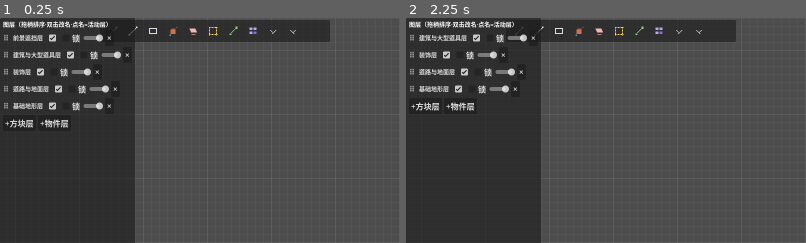
Above: before the commit, frames 1-2 (left to right).
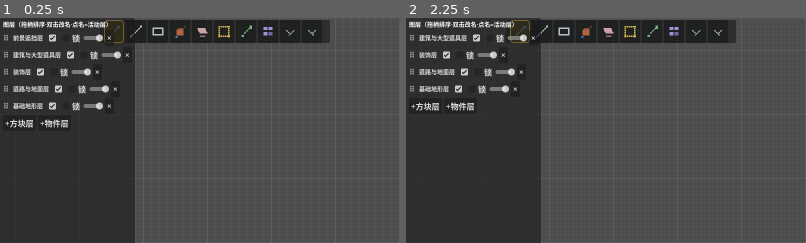
Above: after the commit, the same moments.

Repository: Xeehho/tilemason
Game: Godot game, scene res://scenes/main.tscn
Two runs of this game, one before a commit and one after it. Both use one fixed random seed, a clock stepped at 60 frames per second and the inputs below.
Inputs (mouse positions are % of the whole screen's width and height, from its top left):
- Up to frame 1 (0.25 s): no input
- Up to frame 2 (2.25 s): click (92, 7) at 0.52 s; type "12" at 0.6 s; click "⟳ 刷新素材库" at 1.25 s; click (14, 3) at 2.02 s
The pictures show only the part of the screen within x 0-50%, y 0-50%; the shares and areas given below are measured in that part.

The runs differ from the first frame. In frame 1, 1.1% of the frame differs, in the area x 26-83%, y 0-12%; in frame 2, 1.1%.

Commit message:
feat: 工具栏选中样式——深金底+亮金描边圆角框（用户反馈）
- Toolbar 按钮从 TextureButton 改为 Button 图标模式（可挂
  stylebox）；当前工具=深金底色+亮金 2px 描边圆角框，hover/pressed
  保持同款防止闪烁；未选中恢复透明常态+微降亮度
- 此前仅 modulate 变色不够醒目（用户实测看不出选中态）
- 验证：check-only 通过、冒烟通过

Co-authored-by: GLM <noreply@z.ai>

Diff:
--- a/src/ui/toolbar.gd
+++ b/src/ui/toolbar.gd
@@ -19,11 +19,14 @@
 	{"id": "redo", "icon": "redo", "hint": "重做 Ctrl+Y"},
 ]
 
-var _buttons := {} # tool_id -> TextureButton
+const SEL_BG := Color(0.30, 0.27, 0.10) ## 选中底色（深金调）
+const SEL_BORDER := Color(0.98, 0.80, 0.35)
+
+var _buttons := {} # tool_id -> Button（icon 模式，可挂选中背景框）
 var _active := "pen"
 
 func setup() -> void:
-	custom_minimum_size = Vector2(0, 44)
+	custom_minimum_size = Vector2(0, 46)
 	for child in get_children():
 		child.queue_free()
 	_buttons.clear()
@@ -38,23 +41,37 @@
 	margin.add_child(row)
 	for tool in TOOLS:
 		var t: Dictionary = tool
-		var btn := TextureButton.new()
+		var btn := Button.new()
 		var tex: Texture2D = load(ICON_DIR + "/" + str(t["icon"]) + ".png")
 		if tex != null:
-			btn.texture_normal = tex
-			btn.custom_minimum_size = Vector2(36, 36)
-			btn.stretch_mode = TextureButton.STRETCH_KEEP_CENTERED
-		else:
-			btn.custom_minimum_size = Vector2(36, 36) # 图标缺失兜底：空白占位
+			btn.icon = tex
+			btn.expand_icon = true
+		btn.custom_minimum_size = Vector2(40, 38)
 		btn.tooltip_text = str(t["hint"])
 		btn.pressed.connect(func() -> void: tool_requested.emit(str(t["id"])))
 		_buttons[str(t["id"])] = btn
 		row.add_child(btn)
 	set_active("pen")
 
-## 当前工具高亮（其余恢复常态）
+## 选中样式：明显的深金底+亮金描边圆角框（一眼可见），未选中恢复透明常态
 func set_active(tool_id: String) -> void:
 	_active = tool_id
 	for id in _buttons.keys():
-		var btn: TextureButton = _buttons[id]
-		btn.modulate = Color(1.0, 0.85, 0.4) if str(id) == tool_id else Color.WHITE
+		var btn: Button = _buttons[id]
+		if str(id) == tool_id:
+			var sel := StyleBoxFlat.new()
+			sel.bg_color = SEL_BG
+			sel.border_color = SEL_BORDER
+			sel.set_border_width_all(2)
+			sel.set_corner_radius_all(6)
+			sel.content_margin_left = 6
+			sel.content_margin_right = 6
+			btn.add_theme_stylebox_override("normal", sel)
+			btn.add_theme_stylebox_override("hover", sel)
+			btn.add_theme_stylebox_override("pressed", sel)
+			btn.modulate = Color.WHITE
+		else:
+			btn.add_theme_stylebox_override("normal", null)
+			btn.add_theme_stylebox_override("hover", null)
+			btn.add_theme_stylebox_override("pressed", null)
+			btn.modulate = Color(0.85, 0.87, 0.9)
